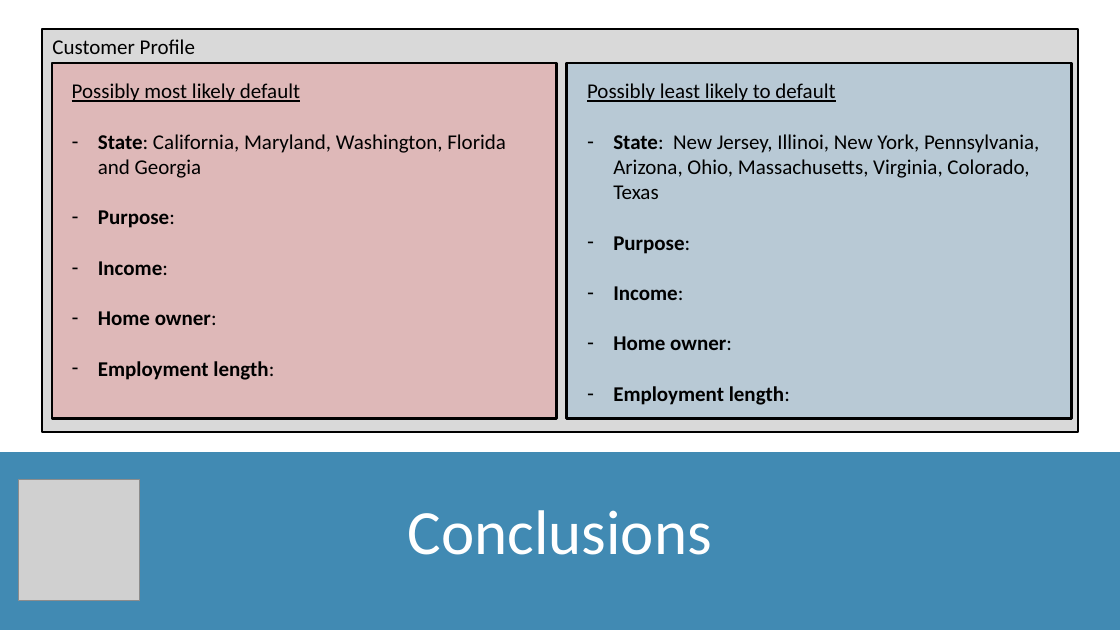
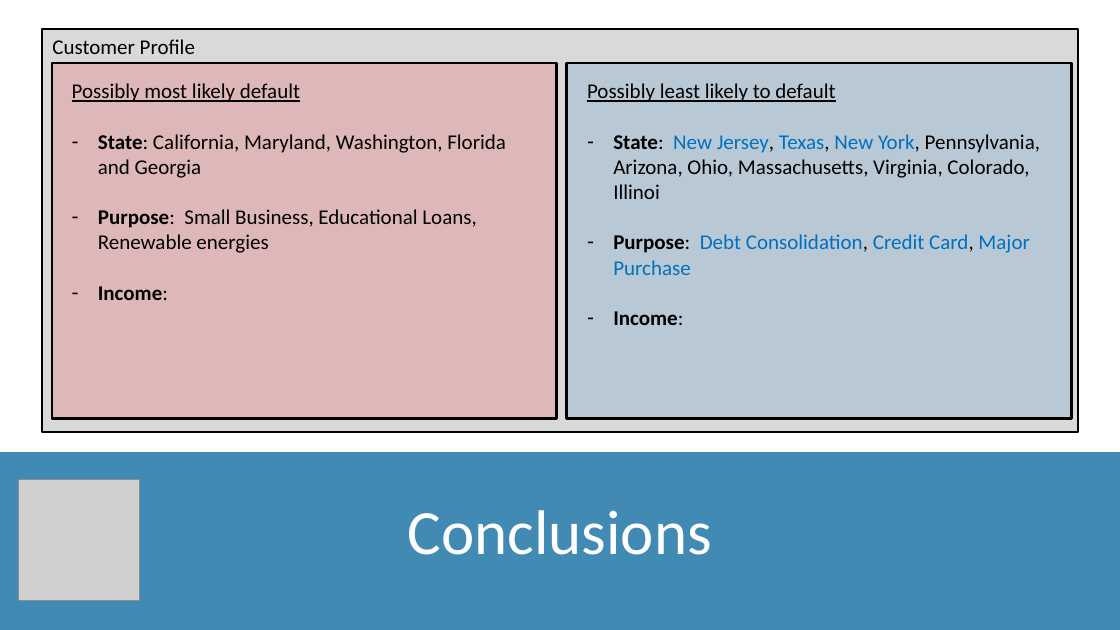
Before and after one commit to TomW49/final_proj_cc, a slide deck: slide 14 of documentation/loan_defaults_presentation.pptx. Drawn at 1120x630 pixels with LibreOffice and Linux fonts; fonts in the diff are those of the drawing; grey boxes stand for pictures. Boxes give left, top, right and bottom in pixels: in the first picture for what was removed or moved away, otherwise in the second. Text is boxed around its words. In the diff, an @@ line names an element or a change of style, - is before the commit and + after.

```diff
--- a/documentation/loan_defaults_presentation.pptx
+++ b/documentation/loan_defaults_presentation.pptx
@@ text at (613, 134, 1040, 275): text changed @@
-– State: New Jersey, Illinoi, New York, Pennsylvania, Arizona, Ohio, Massachusetts, Virginia, Colorado, Texas
-– Purpose:
+– State: New Jersey, Texas, New York, Pennsylvania, Arizona, Ohio, Massachusetts, Virginia, Colorado, Illinoi
+– Purpose: Debt Consolidation, Credit Card, Major Purchase
@@ text at (98, 209, 476, 253): text changed; bold off @@
-– Purpose:
+– Purpose: Small Business, Educational Loans, Renewable energies
@@ text at (98, 311, 274, 380): paragraphs removed @@
-– Home owner:
-– Employment length:
@@ text at (613, 336, 790, 405): paragraphs removed @@
-– Home owner:
-– Employment length:
```
Also in this commit, not shown: 5 other slides changed, 1 slide added, 1 slide removed.
